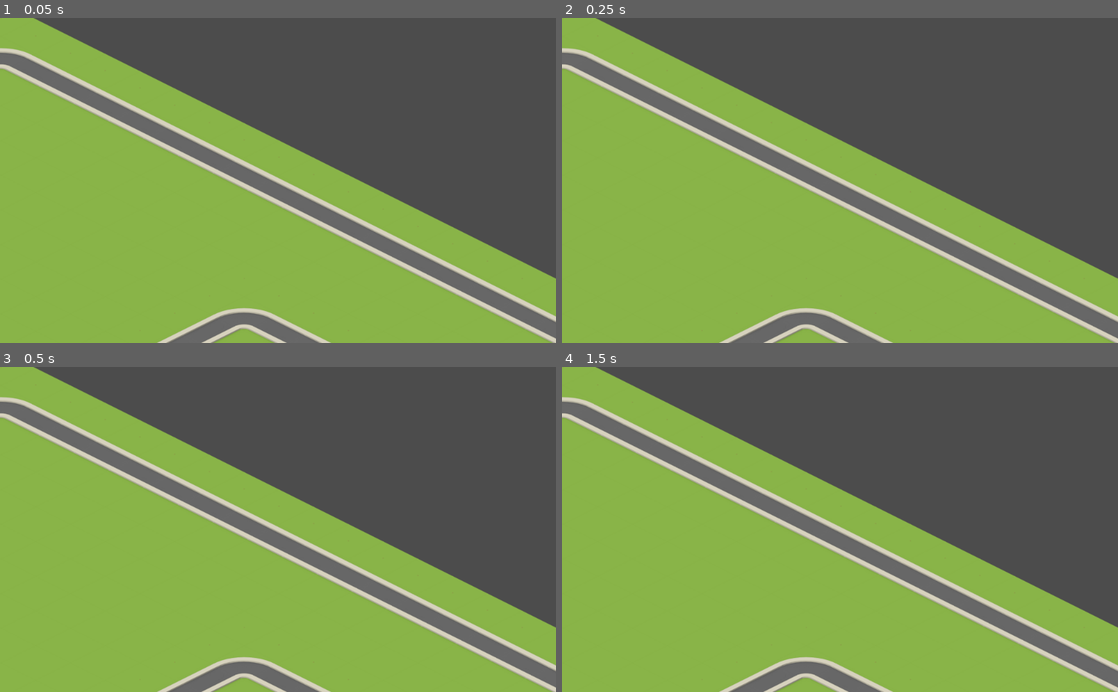
Above: before the commit, frames 1-4 (two rows, left to right).
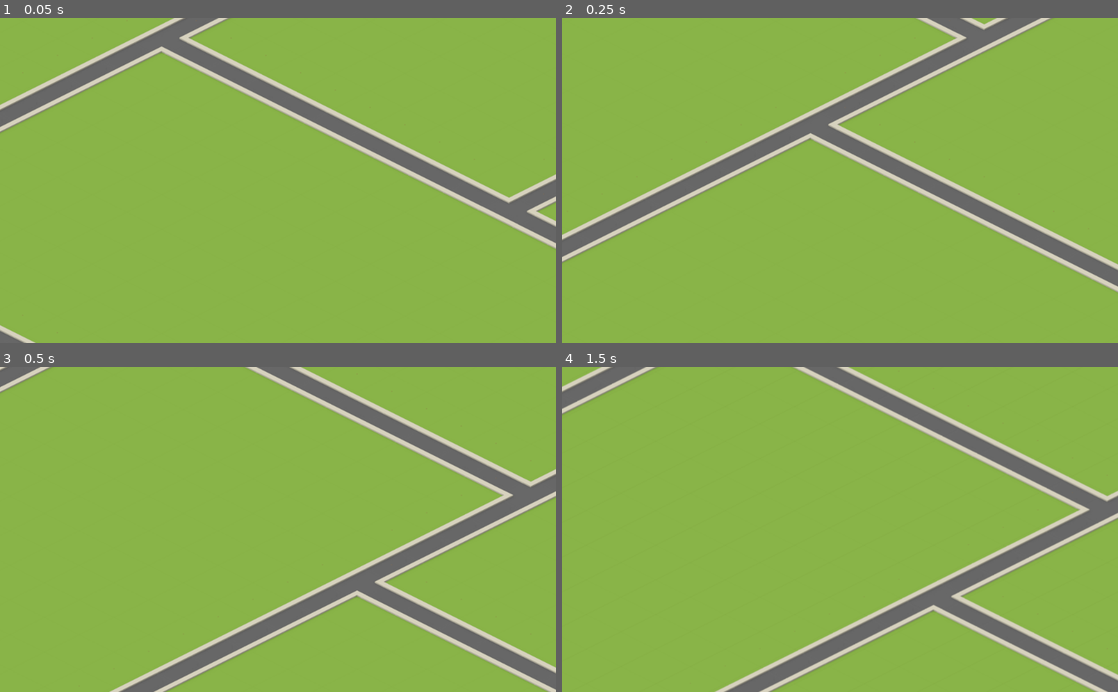
Above: after the commit, the same moments.

Repository: Drarch/Cursed2020
Game: Godot game, scene res://CityView.tscn
Two runs of this game, one before a commit and one after it. Both use one fixed random seed, a clock stepped at 60 frames per second and the inputs below. The project has no main scene, so this scene is started directly.
Inputs (mouse positions are in pixels of both pictures, inside the frame that each line leads up to):
- Up to frame 1 (0.05 s): no input
- Up to frame 2 (0.25 s): no input
- Up to frame 3 (0.5 s): no input
- Up to frame 4 (1.5 s): move the mouse to (962, 513) at 0.52 s; click (962, 513) at 0.67 s; tap Enter at 1.25 s; move the mouse to (728, 545) at 1.27 s; click (728, 545) at 1.42 s

The runs differ from the first frame. In frame 1, 49% of the frame differs, in the area x 0-100%, y 0-100%; in frame 2, 53%; in frame 3, 50%; in frame 4, 51%.

Commit message:
ruch kamerą

Diff:
--- /dev/null
+++ b/source/CityView.gd
@@ -0,0 +1,25 @@
+extends Node2D
+
+onready var navigation := $Navigation2D as Navigation2D
+onready var camera := $Camera2D as Camera2D
+onready var screen_center := $UI/ScreenCenter as Node2D
+
+func _process(delta: float) -> void:
+	var screen_size := get_viewport().size
+	screen_center.position = screen_size * 0.5
+
+	if screen_center.get_local_mouse_position().x > screen_size.x * 0.4:
+		camera.position.x += 800 * delta
+	elif screen_center.get_local_mouse_position().x < -screen_size.x * 0.4:
+		camera.position.x -= 800 * delta
+	if screen_center.get_local_mouse_position().y > screen_size.y * 0.4:
+		camera.position.y += 800 * delta
+	elif screen_center.get_local_mouse_position().y < -screen_size.y * 0.4:
+		camera.position.y -= 800 * delta
+
+func _input(event: InputEvent) -> void:
+	if event is InputEventMouseButton:
+		if event.button_index == BUTTON_WHEEL_UP:
+			camera.zoom *= 0.9
+		elif event.button_index == BUTTON_WHEEL_DOWN:
+			camera.zoom *= 1.1
--- a/source/CityView.tscn
+++ b/source/CityView.tscn
@@ -1,8 +1,10 @@
-[gd_scene load_steps=2 format=2]
+[gd_scene load_steps=3 format=2]
 
 [ext_resource path="res://resources/Road.tres" type="TileSet" id=1]
+[ext_resource path="res://CityView.gd" type="Script" id=2]
 
 [node name="City" type="Node2D"]
+script = ExtResource( 2 )
 
 [node name="Navigation2D" type="Navigation2D" parent="."]
 
@@ -12,3 +14,12 @@
 cell_size = Vector2( 128, 64 )
 format = 1
 tile_data = PoolIntArray( 0, 1, 0, 1, 1, 0, 2, 1, 0, 3, 1, 0, 4, 1, 0, 5, 1, 0, 6, 1, 0, 7, 1, 0, 8, 1, 0, 9, 1, 0, 10, …(25672 unchanged characters)…
+
+[node name="Camera2D" type="Camera2D" parent="."]
+position = Vector2( 0, 1200 )
+current = true
+
+[node name="UI" type="CanvasLayer" parent="."]
+
+[node name="ScreenCenter" type="Node2D" parent="UI"]
+position = Vector2( 512, 300 )
